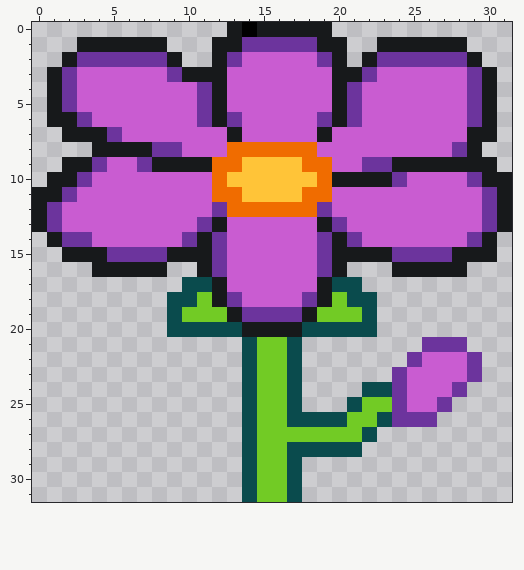
A pixel-art sprite gets an edit: src/assets/sprites/powerup/flower.png. That is the earlier state.
The file is 32x32 pixels.
After:
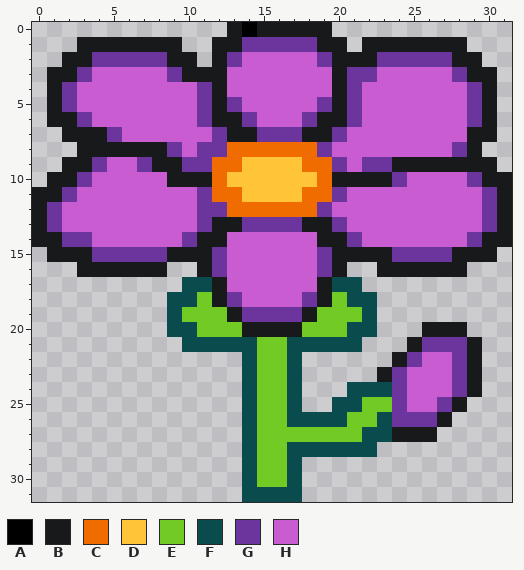
Palette (. is transparent): A #000000  B #17191b  C #f06c00  D #ffc438  E #72cb25  F #0a4b4d  G #6c349d  H #c95cd1
The exact change:
y 1: x 9 . -> B; x 22 . -> B
y 2: x 3 G -> B; x 10 . -> B; x 21 . -> B; x 28 G -> B
y 3: x 2..3 GH -> BG; x 21 B -> G; x 28..29 HG -> GB
y 5: x 13 H -> G; x 19 H -> G
y 6: x 13..14 GH -> BG; x 18..19 HG -> GB
y 7: x 12 H -> G; x 14..18 HHHHH -> BGGGB; x 20 H -> G
y 8: x 3 . -> B; x 8 G -> B; x 11..12 HH -> GG; x 19 H -> G
y 9: x 10..11 BB -> GG; x 20 H -> G
y 10: x 9..11 HHH -> BBB
y 11: x 11 H -> G; x 20 H -> G
y 12: x 11 H -> G
y 13: x 13..18 HHHHHH -> BGGGGB
y 14: x 0 . -> B; x 12 G -> B; x 19 G -> B; x 31 . -> B
y 15: x 1 . -> B; x 4 B -> G
y 16: x 3 . -> B; x 23 . -> B
y 20: x 11..13 FFF -> EEE; x 18..20 FFF -> EEE; x 26..28 ... -> BBB
y 21: x 10..13 .... -> FFFF; x 18..21 .... -> FFFF; x 25 . -> B; x 29 . -> B
y 22: x 24 . -> B; x 28..29 HG -> GB
y 23: x 23 . -> B; x 28..29 HG -> GB
y 24: x 21 . -> F; x 29 . -> B
y 25: x 20 . -> F; x 28 . -> B
y 26: x 27 . -> B
y 27: x 23..26 .... -> FBBB
y 28: x 22 . -> F
y 31: x 15..16 EE -> FF
Changed places in both pictures, as pixel boxes (x1, y1, x2, y2):
changed: (32, 37, 482, 457)
added: (497, 232, 512, 247)
changed: (257, 487, 287, 502)
